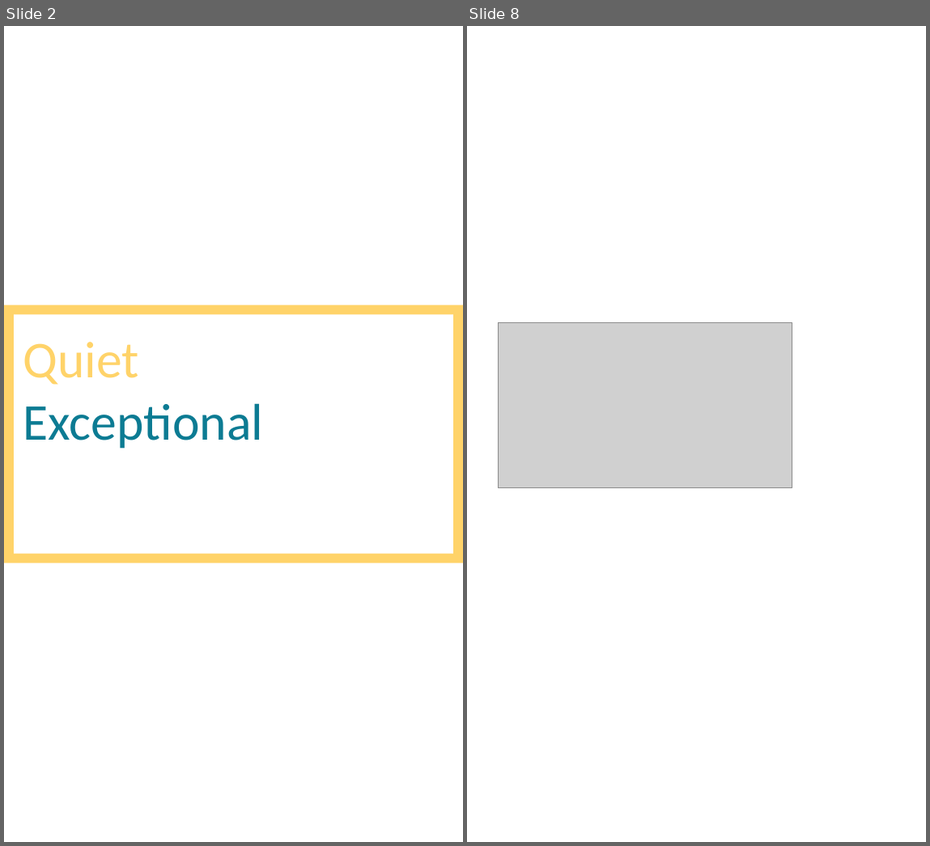
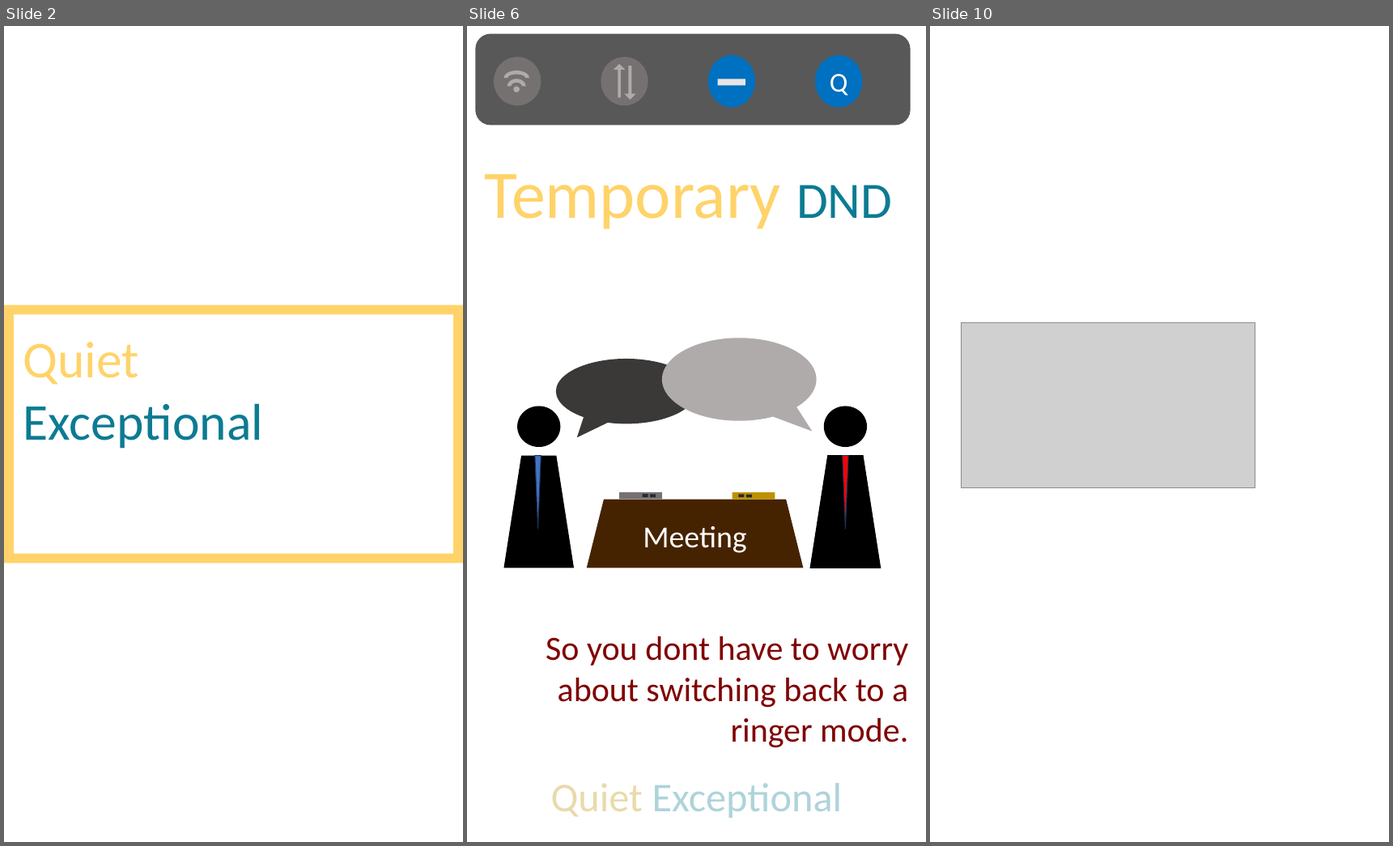
Before and after one commit to akileshsivakumar08/Quiet-Exceptional, a slide deck: posters.pptx. Shown side by side, each under a label of ours: slides 2 and 8 before the commit, slides 2, 6 and 10 after it; the slides between them are not shown. The pictures are 930x846 and 1393x846 pixels, drawn with LibreOffice and Linux fonts; fonts in the diff are those of the drawing; grey boxes stand for pictures. Boxes give left, top, right and bottom in pixels: in the first picture for what was removed or moved away, otherwise in the second. Text is boxed around its words. In the diff, an @@ line names an element or a change of style, - is before the commit and + after.

```diff
--- a/posters.pptx
+++ b/posters.pptx
@@ slide 6 added at box(467, 26, 926, 842), background #FFFFFF @@
@@ rounded rectangle added at box(476, 34, 911, 125), fill #262626 at 77% opacity @@
@@ group added at box(494, 57, 541, 105): 2 ellipses, 2 arch (boxed as its full ring)s @@
@@ ellipse added at box(601, 57, 648, 105), fill #767171 @@
@@ right arrow added at box(614, 64, 625, 97), fill #AFABAB @@
@@ right arrow added at box(624, 66, 636, 100), fill #AFABAB @@
@@ ellipse added at box(708, 55, 755, 108), fill #0070C0 @@
@@ ellipse added at box(815, 55, 862, 108), fill #0070C0, 32 pt, text #FFFFFF @@
+Q
@@ rectangle added at box(718, 79, 746, 85), fill #E7E6E6 @@
@@ text added at box(485, 174, 892, 229), 80 pt, text #FFD369 @@
+Temporary DND
@@ speech bubble added at box(662, 339, 817, 421), fill #AFABAB @@
@@ speech bubble added at box(556, 359, 697, 424), fill #3B3838 @@
@@ ellipse added at box(518, 407, 560, 446), fill #000000, outline #000000 1 pt @@
@@ ellipse added at box(825, 407, 867, 446), fill #000000, outline #000000 1 pt @@
@@ trapezoid added at box(503, 456, 574, 569), fill #000000 @@
@@ triangle added at box(535, 456, 541, 529), fill #4472C4, outline #1E3256 1 pt @@
@@ trapezoid added at box(810, 456, 881, 569), fill #000000, outline #000000 1 pt @@
@@ triangle added at box(842, 456, 849, 529), fill #FF0000, outline #1E3256 1 pt @@
@@ trapezoid added at box(586, 499, 803, 568), fill #462300, 36 pt, text #FFFFFF @@
+Meeting
@@ rectangle added at box(619, 493, 662, 499), fill #767171 @@
@@ rectangle added at box(643, 494, 648, 497), fill #222A35 @@
@@ rectangle added at box(650, 494, 656, 497), fill #222A35 @@
@@ rectangle added at box(732, 493, 775, 499), fill #BF9000 @@
@@ rectangle added at box(739, 494, 744, 497), fill #222A35 @@
@@ rectangle added at box(746, 494, 752, 497), fill #222A35 @@
@@ text added at box(546, 637, 908, 749), 40 pt, text #800000 @@
+So you dont have to worry about switching back to a ringer mode.
@@ text added at box(551, 783, 843, 818), 48 pt, text #0C7B93 at 33% opacity @@
+Quiet Exceptional
@@ what was slide 8 is now slide 10 @@
```
Also in this commit, not shown: 4 slides changed, 2 other slides added, 1 slide removed, 33 other files.
